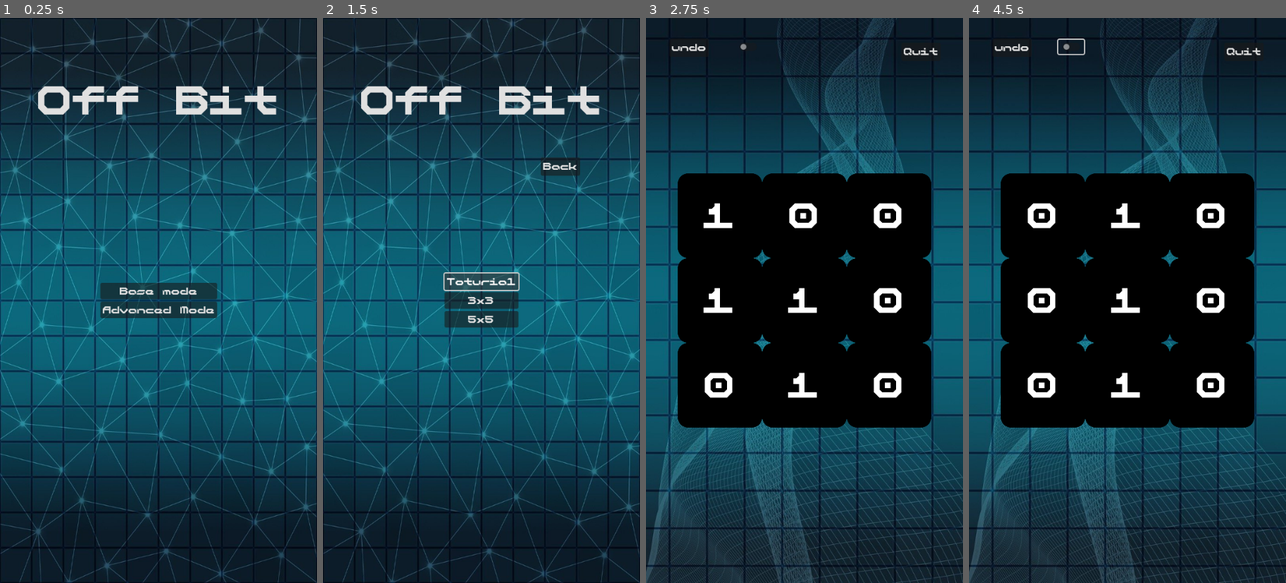
Above: before the commit, frames 1-4 (left to right).
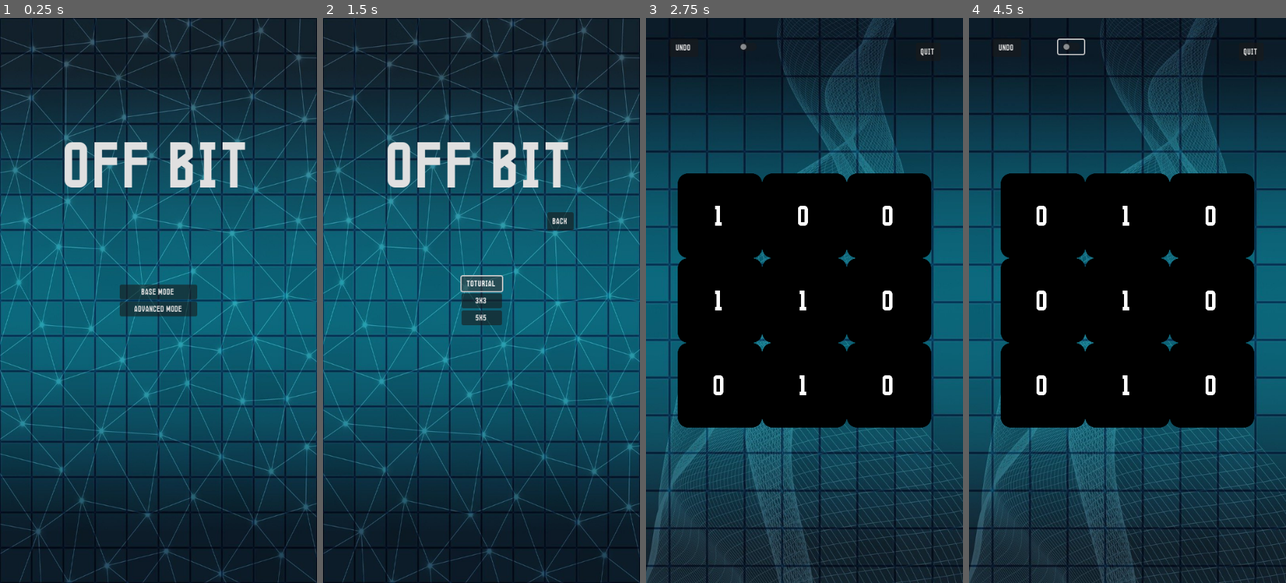
Above: after the commit, the same moments.

Repository: SytonK/off-bit
Game: Godot game, scene res://scenes/UI/menus/main menu/main_menu.tscn
Same seed, same stepped clock (60 frames per second), same inputs: the game is played once before the commit and once after it.
Inputs (mouse positions are in pixels of both pictures, inside the frame that each line leads up to):
- Up to frame 1 (0.25 s): no input
- Up to frame 2 (1.5 s): click "Base mode" at 0.5 s; click "Toturial" at 1.25 s
- Up to frame 3 (2.75 s): click "3x3" at 2 s
- Up to frame 4 (4.5 s): click "undo" at 2.75 s; click (1070, 46) at 3.5 s; tap Enter at 4.25 s; drag from (1041, 215) to (1041, 385) at 4.27 s

The runs differ from the first frame. In frame 1, 5.3% of the frame differs, in the area x 12-88%, y 12-54%; in frame 2, 6.0%, in the area x 12-88%, y 12-55%; in frame 3, 2.2%; in frame 4, 2.4%.

Commit message:
theme/font

Diff:
--- a/scenes/UI/menus/main menu/main_menu.tscn
+++ b/scenes/UI/menus/main menu/main_menu.tscn
@@ -17,26 +17,20 @@
 texture = ExtResource("2_oubjp")
 expand_mode = 4
 
-[node name="ColorRect" type="ColorRect" parent="."]
-visible = false
-anchors_preset = 15
-anchor_right = 1.0
-anchor_bottom = 1.0
+[node name="Title" type="Label" parent="."]
+anchors_preset = 8
+anchor_left = 0.5
+anchor_top = 0.5
+anchor_right = 0.5
+anchor_bottom = 0.5
+offset_left = -160.0
+offset_top = -295.0
+offset_right = 160.0
+offset_bottom = -166.0
 grow_horizontal = 2
 grow_vertical = 2
-color = Color(0.27451, 0.647059, 0.882353, 1)
-
-[node name="Title" type="Label" parent="."]
-anchors_preset = 5
-anchor_left = 0.5
-anchor_right = 0.5
-offset_left = -25.0
-offset_top = 100.0
-offset_right = 25.0
-offset_bottom = 123.0
-grow_horizontal = 2
 theme_override_colors/font_color = Color(0.877616, 0.877616, 0.877616, 1)
-theme_override_font_sizes/font_size = 64
+theme_override_font_sizes/font_size = 128
 text = "Off Bit"
 horizontal_alignment = 1
 vertical_alignment = 1
@@ -91,10 +85,10 @@
 anchor_top = 0.5
 anchor_right = 0.5
 anchor_bottom = 0.5
-offset_left = 111.5
-offset_top = -243.5
-offset_right = 156.5
-offset_bottom = -212.5
+offset_left = 112.0
+offset_top = -150.0
+offset_right = 157.0
+offset_bottom = -119.0
 grow_horizontal = 2
 grow_vertical = 2
 text = "Back"
--- a/scenes/UI/menus/win menu/win_menu.tscn
+++ b/scenes/UI/menus/win menu/win_menu.tscn
@@ -23,6 +23,7 @@
 offset_right = 33.0
 offset_bottom = 173.0
 grow_horizontal = 2
+theme_override_font_sizes/font_size = 64
 text = "You win!"
 horizontal_alignment = 1
 vertical_alignment = 1
@@ -36,6 +37,7 @@
 offset_right = 20.0
 offset_bottom = 236.0
 grow_horizontal = 2
+theme_override_font_sizes/font_size = 32
 horizontal_alignment = 1
 vertical_alignment = 1
 
--- a/theme/default_theme.tres
+++ b/theme/default_theme.tres
@@ -1,6 +1,6 @@
 [gd_resource type="FontVariation" load_steps=2 format=3 uid="uid://dqhxmrq0qx5k3"]
 
-[ext_resource type="FontFile" uid="uid://b5kety8slo7j3" path="res://assets/font/quantum.ttf" id="1_ag65a"]
+[ext_resource type="FontFile" uid="uid://diml0p4m540dj" path="res://assets/font/Martius.ttf" id="1_ag65a"]
 
 [resource]
 base_font = ExtResource("1_ag65a")
Binary file added: assets/font/Martius.ttf
Not shown, added: assets/font/Martius.ttf.import
